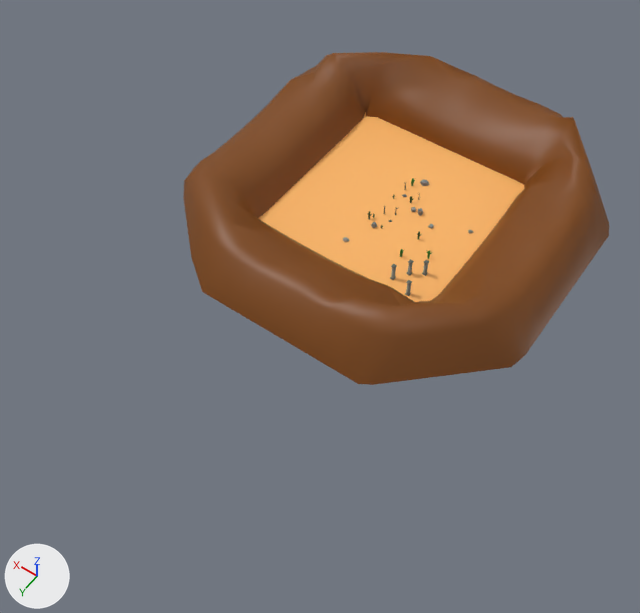
The glTF model assets/maps/EvrmDesert.glb: old version first, new version second.
The view is the same before and after, from a camera (50 mm lens) standing at (-75.3, 135.1, 155.7) and looking at (-2.1, 32.7, -5.3). Lighting does not change. The marker at lower left points along +X, +Y and +Z. The older version comes first. Where no turn or scale is listed for an object, it has been applied to the vertices. Vertices at exactly the same position are counted once.

In view in the first picture: 'Conyon.004', 'Ground', 'Pillar', 'Pillar.001' and 3 more.
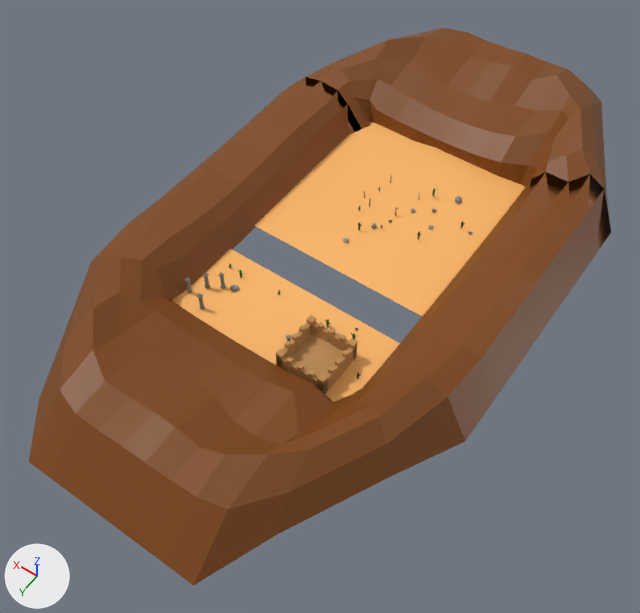
Where the newer file only moved an object's origin or applied its transform, the numbers keep the older frame.

Pixel boxes (x1, y1, x2, y2) of what changed, in the pictures (640 x 613 px):
'Conyon', added (brown)
    after: (29, 28, 611, 586)
'Conyon.004', deleted (brown)
    before: (183, 52, 609, 385)
'Ground', reshaped, moved, rescaled
    before: (258, 112, 524, 302)
    after: (172, 122, 525, 402)
'SandCastle', added (brown)
    after: (276, 315, 357, 394)
'Pillar', moved
    before: (405, 280, 412, 296)
    after: (197, 294, 205, 310)
'Pillar.001', moved
    before: (390, 264, 397, 280)
    after: (185, 277, 193, 293)

What changed in the scene script:
```text
Add mat_material:
    mat_material = bpy.data.materials.new('Material')
    mat_material.use_nodes = True; mat_material.node_tree.nodes.clear()
    _N = mat_material.node_tree.nodes; _L = mat_material.node_tree.links
    n0 = _N.new('ShaderNodeBsdfPrincipled'); n0.name = 'Principled BSDF'
    n1 = _N.new('ShaderNodeOutputMaterial'); n1.name = 'Material Output'
    n2 = _N.new('ShaderNodeVertexColor'); n2.name = 'Color Attribute'
    _L.new(n0.outputs[0], n1.inputs[0])  # 'BSDF' to 'Surface'
    _L.new(n2.outputs[0], n0.inputs[0])  # 'Color' to 'Base Color'
Change me_plane:
    used by ob_ground; location = (0.0, 0.0, 0.0); scale = (0.5, 0.5, 0.5)
    verts and faces of me_plane; kept vertices keep their numbers, new ones are numbered from 4
    before: 0 (-50.1, -50.0, 0.0), 1 (49.9, -50.0, 0.0), 2 (-50.1, 50.0, 0.0), 3 (49.9, 50.0, 0.0)
    remove me_plane.from_pydata(...)  # 4 vertices, 2 faces; spans x -50.1..49.9, y -50.0..50.0, z 0.0
    add me_plane.from_pydata(...)  # 8 vertices, 4 faces; spans x -25.0..25.0, y -25.0..84.0, z 0.0
    me_plane part 1
    add delete_vertices([*range(0, 4)])  # with the faces that use them
    add verts[4] = (-25.0, -25.0, 0.0)
    add verts[5] = (-25.0, 25.0, 0.0)
    add verts[6] = (-25.0, 34.0, 0.0)
    add verts[7] = (-25.0, 84.0, 0.0)
    add for new, old in zip([*range(8, 12)], [*range(4, 8)]): verts[new] = verts[old] + (50.0, 0.0, 0.0)
    add faces += [(4, 8, 9), (4, 9, 5), (6, 10, 11), (6, 11, 7)]
Add me_cube_007:
    me_cube_007.from_pydata(...)  # 262 vertices, 405 faces; spans x -6.2..5.9, y -3.9..11.1, z 0.1..5.6
    me_cube_007.materials.append(mat_material)
Add me_conyon_006_1:
    me_conyon_006_1.from_pydata(...)  # 264 vertices, 453 faces; spans x -46.0..47.0, y -28.0..142.0, z -3.0..14.0
    me_conyon_006_1.materials.append(mat_mtr)
Change ob_ground:
    ob_ground.scale: (0.5, 0.5, 0.5) -> (1.0, 1.0, 1.0)
    ob_ground.location: (0.0, 0.0, 0.0) -> (0.1, -0.1, -0.4)
Change ob_pillar:
    ob_pillar.location: (-18.5, 21.6, 1.9) -> (16.6, 51.5, 1.9)
Change ob_pillar_001:
    ob_pillar_001.location: (-13.3, 19.6, 1.9) -> (21.9, 49.5, 1.9)
Remove ob_conyon_004:
    ob_conyon_004 = bpy.data.objects.new('Conyon.004', me_conyon_006)
    ob_conyon_004.location = (-1.4, -41.3, 0.0)
Add ob_sandcastle:
    ob_sandcastle = bpy.data.objects.new('SandCastle', me_cube_007)
    ob_sandcastle.location = (-12.5, 43.5, -0.4)
Add ob_conyon:
    ob_conyon = bpy.data.objects.new('Conyon', me_conyon_006_1)
    ob_conyon.location = (-1.4, -41.3, 0.0)
```
